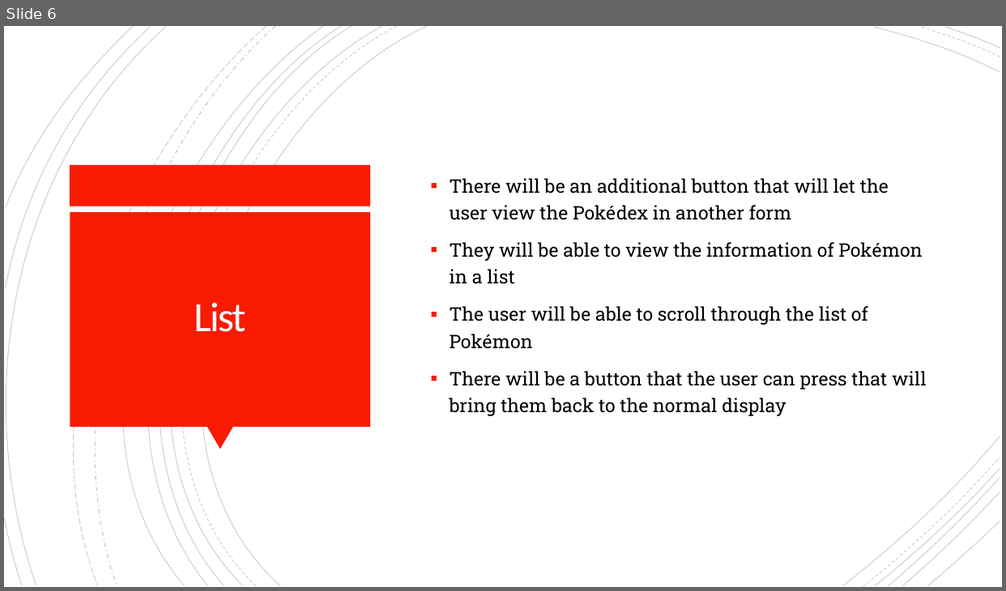
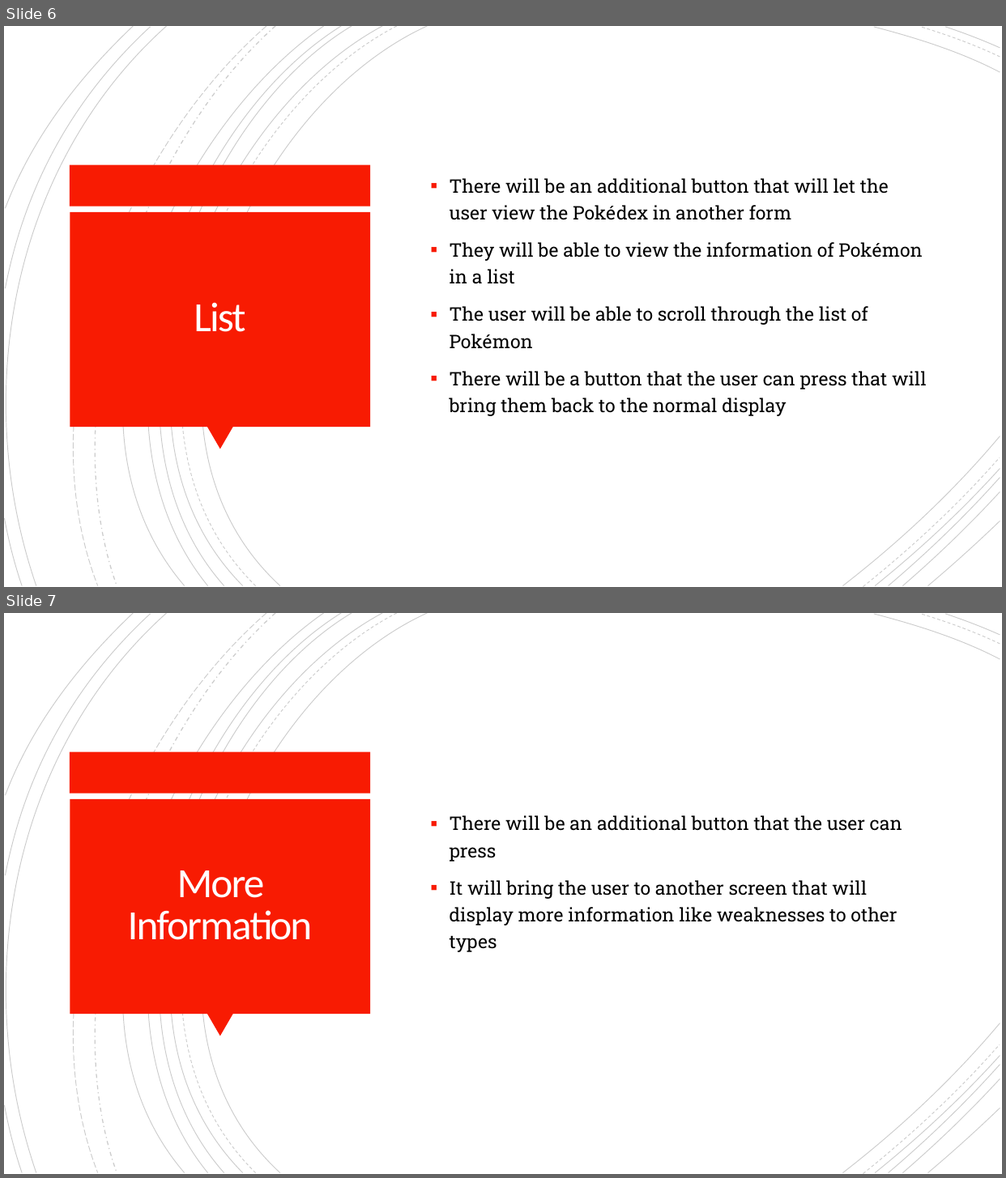
Before and after one commit to WillieLui429/CSC330-Project, a slide deck: CSC330 Presentation.pptx. Shown one above the other, each under a label of ours: slide 6 before the commit, slides 6 and 7 after it. The pictures are 1006x591 and 1006x1178 pixels, drawn with LibreOffice and Linux fonts; fonts in the diff are those of the drawing. Boxes give left, top, right and bottom in pixels: in the first picture for what was removed or moved away, otherwise in the second. Text is boxed around its words. In the diff, an @@ line names an element or a change of style, - is before the commit and + after.

```diff
--- a/CSC330 Presentation.pptx
+++ b/CSC330 Presentation.pptx
@@ slide 7 added at (x1=4, y1=613, x2=1002, y2=1174), background #FFFFFF; not listed: 24 template elements that a slide beside it also shows @@
@@ text added at (x1=450, y1=815, x2=902, y2=952), 18 pt, text #000000 @@
+▪ There will be an additional button that the user can press
+▪ It will bring the user to another screen that will display more information like weaknesses to other types
@@ title added at (x1=128, y1=871, x2=313, y2=940), 40 pt, text #FFFEFF @@
+More Information
```
Also in this commit, not shown: 1 slide changed, 1 slide removed.
